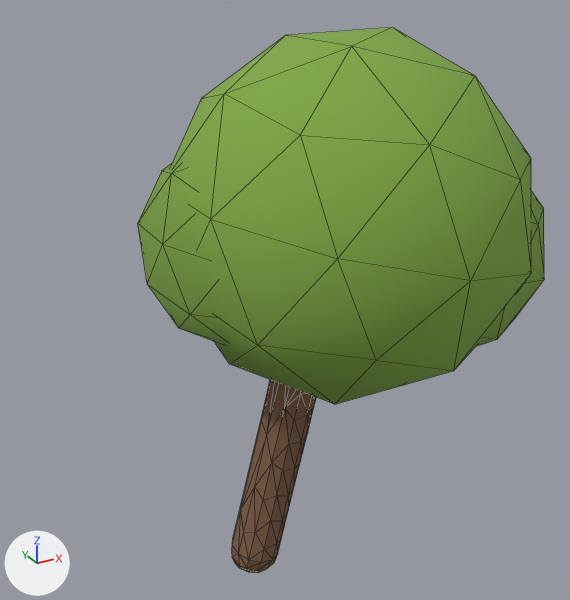
The glTF model assets/props/tree_a.glb: old version first, new version second.
Before and after are seen from a 50 mm camera at (-2.36, -4.9, 4.95) aimed at (0.43, 0.18, 2.41). The axes (+X, +Y, +Z) are drawn at lower left. The lights are the same throughout. The picture after the commit comes second. Mesh edges are drawn as thin lines. Vertices at exactly the same position are counted once.

The older version as bpy lines, for what is in view:
```python
me_cylinder = bpy.data.meshes.new('Cylinder')
me_cylinder.from_pydata(...)  # 143 vertices, 282 faces; spans x -0.16..0.72, y -0.21..0.21, z 0.0..2.33
me_cylinder.materials.append(mat_bark)  # brown #7f5e47
me_icosphere = bpy.data.meshes.new('Icosphere')
me_icosphere.from_pydata(...)  # an icosphere of 80 faces spanning x -0.51..2.32, y -1.4..1.5, z 1.64..4.45; an icosphere of 80 faces spanning x 0.64..2.49, y -1.1..0.8, z 1.86..3.7; an icosphere of 80 faces spanning x -0.67..0.99, y -0.6..1.1, z 2.1..3.75
me_icosphere.materials.append(mat_leaf)  # green #7fa845
ob_canopy = bpy.data.objects.new('Canopy', me_icosphere)
ob_canopy.location = (0.0, 0.0, 0.0)
ob_trunk = bpy.data.objects.new('Trunk', me_cylinder)
ob_trunk.location = (0.0, 0.0, 0.0)
```
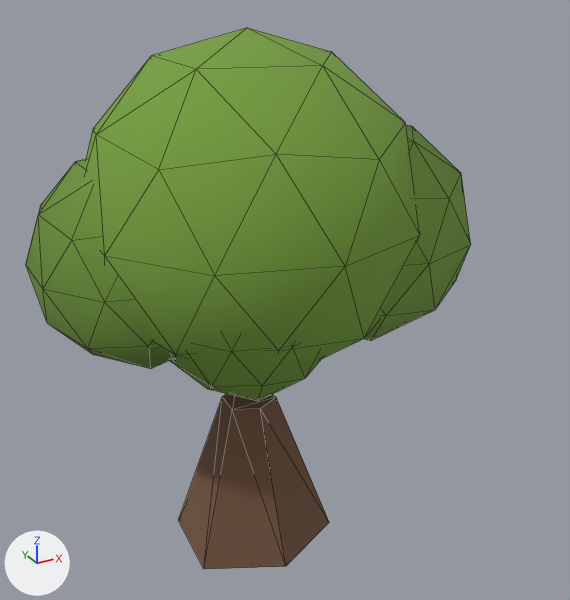
The change, as a diff of the scene's bpy script:
```diff
--- a/assets/props/tree_a.glb.py
+++ b/assets/props/tree_a.glb.py
@@ me_cylinder @@
 # used by ob_trunk; location = (0.0, 0.0, 0.0)
-me_cylinder.from_pydata(...)  # 143 vertices, 282 faces; spans x -0.16..0.72, y -0.21..0.21, z 0.0..2.33
+me_cylinder.from_pydata(...)  # 12 vertices, 20 faces; spans x -0.58..0.58, y -0.62..0.67, z 0.5..1.73
+# me_cylinder part 1: the whole mesh is rebuilt
 me_cylinder.materials.append(mat_bark)
@@ me_icosphere @@
 # used by ob_canopy; location = (0.0, 0.0, 0.0)
-me_icosphere.from_pydata(...)  # 126 vertices, 240 faces; spans x -0.67..2.49, y -1.4..1.5, z 1.64..4.45
+me_icosphere.from_pydata(...)  # 210 vertices, 400 faces; spans x -1.46..1.66, y -1.25..1.25, z 2.0..4.5
+# me_icosphere part 2: the loose piece of 42 vertices spanning x -0.67..0.99, y -0.6..1.1, z 2.1..3.75 is turned -14 degrees about the y axis through its middle and scaled by 1.47, then moved by (-0.11, -0.25, 0.33)
+# me_icosphere part 3: the loose piece of 42 vertices spanning x -0.51..2.32, y -1.4..1.5, z 1.64..4.45 is turned -14 degrees about the y axis through its middle and scaled by 0.586, then moved by (-0.06, -0.25, 0.01)
+# me_icosphere part 4: the loose piece of 42 vertices spanning x 0.64..2.49, y -1.1..0.8, z 1.86..3.7 is turned -14 degrees about the y axis through its middle and scaled by 0.842, then moved by (-2.26, 0.4, 0.17)
+# me_icosphere part 5: a new loose piece, an icosphere of 80 faces spanning x -0.79..0.39, y -1.07..0.17, z 2.08..3.32, in mat_leaf (green #759e3d)
+# other edits to the shape of me_icosphere do not show in these pictures
 me_icosphere.materials.append(mat_leaf)
```

Boxes (x1, y1, x2, y2) around the edits, measured in the pictures (570 x 600 px; the box of a moved part takes in the faces that stretch with it):
'Canopy', reshaped (10% wider)
    before: (138, 27, 544, 404)
    after: (26, 28, 471, 401)
'Trunk', reshaped
    before: (232, 380, 316, 573)
    after: (179, 394, 329, 569)
part 2 of me_icosphere, moved or reshaped
    before: (138, 163, 225, 344)
    after: (84, 28, 420, 363)
part 3 of me_icosphere, moved or reshaped
    before: (170, 27, 531, 404)
    after: (364, 125, 471, 340)
part 4 of me_icosphere, moved or reshaped
    before: (477, 191, 544, 346)
    after: (26, 159, 171, 369)
part 5 of me_icosphere, added (green)
    after: (172, 333, 321, 401)
